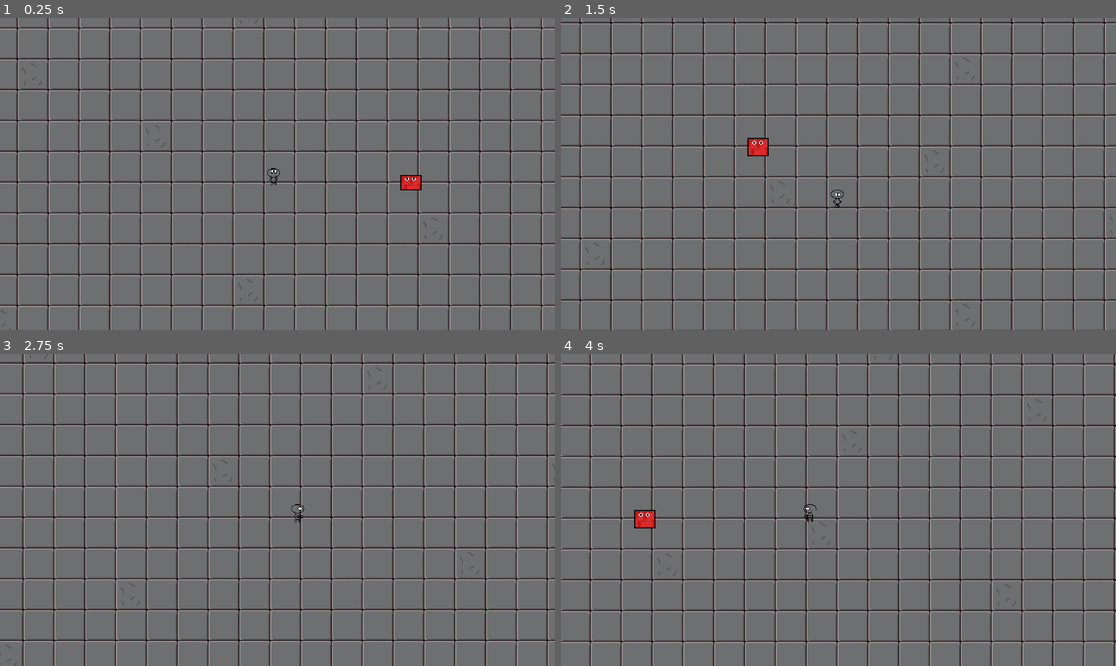
Above: before the commit, frames 1-4 (two rows, left to right).
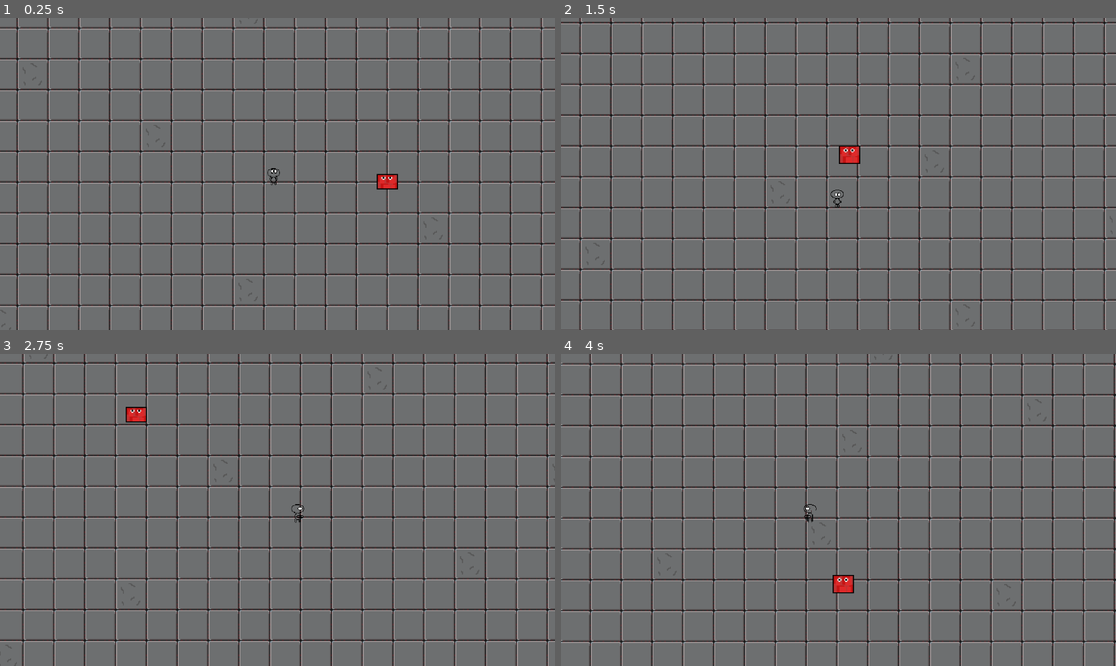
Above: after the commit, the same moments.

Repository: Na1yd/mygame
Game: Godot game, scene res://Starting level/Starting_level.tscn
Same seed, same stepped clock (60 frames per second), same inputs: the game is played once before the commit and once after it.
Inputs:
- Up to frame 1 (0.25 s): no input
- Up to frame 2 (1.5 s): hold D (player_right) 0.53-1.28 s; hold S (player_down) from 1.28 s (still down)
- Up to frame 3 (2.75 s): release S (player_down) at 2.03 s; hold D (player_right) from 2.03 s (still down)
- Up to frame 4 (4 s): release D (player_right) at 2.78 s; hold W (player_up) 2.78-3.53 s; hold A (player_left) from 3.53 s (still down)

The runs differ from the first frame. In frame 1, 0.4% of the frame differs, in the area x 67-76%, y 49-56%; in frame 2, 0.5%; in frame 3, 0.2%; in frame 4, 0.5%, in the area x 13-53%, y 49-77%.

Commit message:
Made bad guy move towards the player

Diff:
--- a/Player/Player.tscn
+++ b/Player/Player.tscn
@@ -56,7 +56,7 @@
 }]
 
 [sub_resource type="RectangleShape2D" id="RectangleShape2D_5fw2c"]
-size = Vector2(16, 24)
+size = Vector2(14, 17)
 
 [node name="player" type="CharacterBody2D"]
 position = Vector2(-1, 1)
@@ -71,7 +71,7 @@
 animation = &"up"
 
 [node name="CollisionShape2D" type="CollisionShape2D" parent="."]
-position = Vector2(1, 3)
+position = Vector2(1, 1.5)
 shape = SubResource("RectangleShape2D_5fw2c")
 
 [node name="Timer" type="Timer" parent="."]
--- a/Starting level/Starting_level.tscn
+++ b/Starting level/Starting_level.tscn
@@ -33,6 +33,7 @@
 layer_0/tile_data = PackedInt32Array(0, 0, 0, 65536, 0, 1, 1, 65536, 0, 65537, 65536, 1, 2, 0, 0, 65538, 0, 1, 3, 65536 …(127967 unchanged characters)…
 
 [node name="player" parent="." instance=ExtResource("1_kybx2")]
+unique_name_in_owner = true
 position = Vector2(328, 185)
 
 [node name="Camera2D" type="Camera2D" parent="player"]
@@ -43,6 +44,7 @@
 
 [node name="Meat chunk" parent="." instance=ExtResource("4_4nx7m")]
 position = Vector2(472, 192)
+speed = 98.649
 
 [node name="Area2D" parent="." instance=ExtResource("4_1yirb")]
 position = Vector2(408, 176)
--- /dev/null
+++ b/bad guys/meat_chunk.gd
@@ -0,0 +1,14 @@
+extends CharacterBody2D
+
+@onready var player = get_node("%player")
+
+#speed
+@export_range(50,500) var speed : float = 250
+
+func _ready():
+	pass
+
+func _process(delta):
+	var direction = (player.position - position).normalized()
+	velocity = direction * speed
+	move_and_slide()
--- a/bad guys/meat_chunk.tscn
+++ b/bad guys/meat_chunk.tscn
@@ -1,6 +1,7 @@
-[gd_scene load_steps=8 format=3 uid="uid://w6wornlf4kqk"]
+[gd_scene load_steps=9 format=3 uid="uid://w6wornlf4kqk"]
 
 [ext_resource type="Texture2D" uid="uid://u4sofwpmwuah" path="res://Sprites/meat_chunk.png" id="1_omhfr"]
+[ext_resource type="Script" path="res://bad guys/meat_chunk.gd" id="1_tbvjr"]
 
 [sub_resource type="AtlasTexture" id="AtlasTexture_n1rl3"]
 atlas = ExtResource("1_omhfr")
@@ -42,6 +43,7 @@
 size = Vector2(22, 19)
 
 [node name="Meat chunk" type="CharacterBody2D"]
+script = ExtResource("1_tbvjr")
 
 [node name="AnimatedSprite2D" type="AnimatedSprite2D" parent="."]
 sprite_frames = SubResource("SpriteFrames_ksisb")
